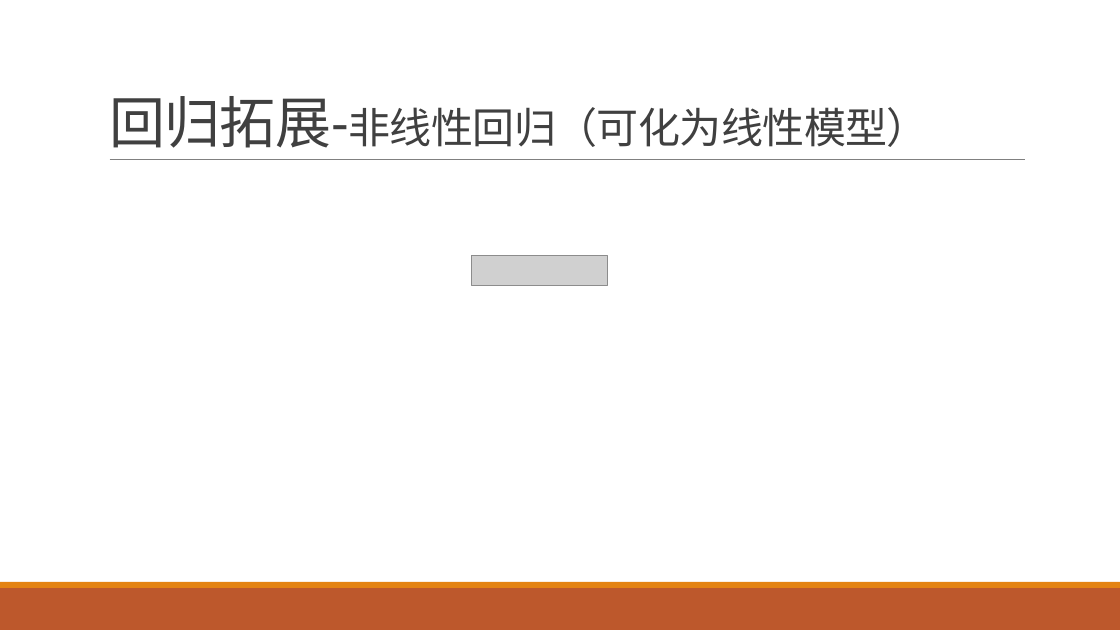
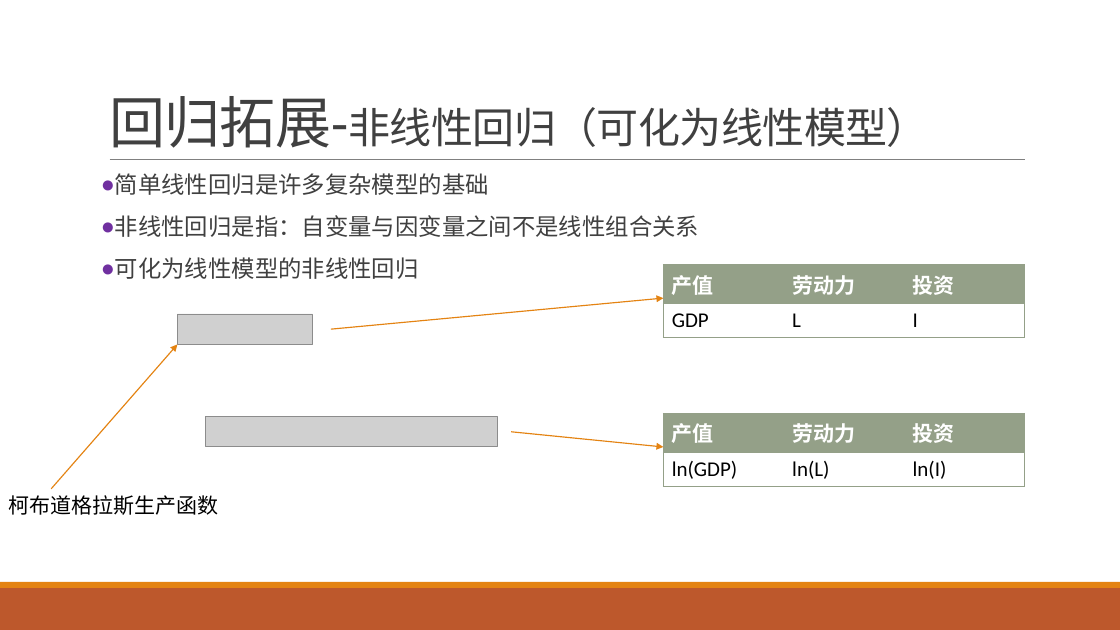
Before and after one commit to exoplanetX/DataAnalytics, a slide deck: slide 17 of 数据分析-7-预测.pptx (slide 16 before the commit). Drawn at 1120x630 pixels with LibreOffice and Linux fonts; fonts in the diff are those of the drawing; grey boxes stand for pictures. Boxes give left, top, right and bottom in pixels: in the first picture for what was removed or moved away, otherwise in the second. Text is boxed around its words. In the diff, an @@ line names an element or a change of style, - is before the commit and + after.

```diff
--- a/数据分析-7-预测.pptx
+++ b/数据分析-7-预测.pptx
@@ text added at [115,173,699,279], 20 pt, text #404040 @@
+● 简单线性回归是许多复杂模型的基础
+● 非线性回归是指：自变量与因变量之间不是线性组合关系
+● 可化为线性模型的非线性回归
@@ picture removed at [472,255,607,286] @@
@@ table added at [664,265,1024,332], 2 rows, 3 columns @@
+产值 | 劳动力 | 投资
+GDP | L | I
@@ arrow added from (331, 329) to (664, 298), #E48312 1 pt @@
@@ picture added at [177,314,313,344] @@
@@ arrow added from (51, 489) to (177, 344), #E48312 1 pt @@
@@ picture added at [206,417,497,447] @@
@@ table added at [664,413,1024,483], 2 rows, 3 columns @@
+产值 | 劳动力 | 投资
+ln(GDP) | ln(L) | ln(I)
@@ arrow added from (512, 432) to (664, 447), #E48312 1 pt @@
@@ text added at [8,495,218,515], 18 pt, text #000000 @@
+柯布道格拉斯生产函数
```
Also in this commit, not shown: 5 other slides changed, 1 slide added, 1 slide removed.
